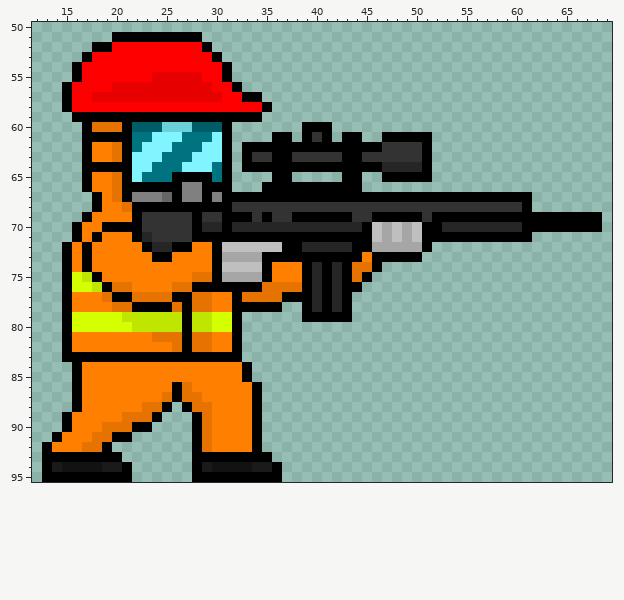
One commit to this sprite sheet: Zombi Slayers/Assets/Resources/Arts/Player Characters/derrick_static.png. That is the earlier state.
The file is 384x384 pixels, drawn in blocks of 4x4; one block is one cell here. Shown: x 12..69, y 50..95.
Now the later version:
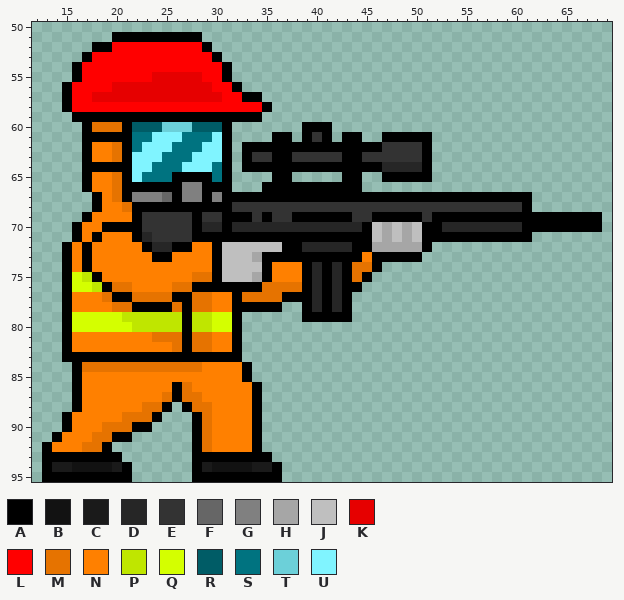
Palette (. is transparent): A #000000  B #121212  C #1a1a1a  D #262626  E #333333  F #666666  G #808080  H #a6a6a6  J #bfbfbf  K #e60000  L #ff0000  M #e67300  N #ff8000  P #bfe600  Q #d4ff00  R #005c66  S #007380  T #6cd0d9  U #80f4ff
Change:
y 73: x 31..33 HHH -> JJJ
y 75: x 31..33 HHH -> JJJ
y 84: x 17..28 NNNNNNNNNNNN -> MMMMMMMMMMMM
y 94: x 15 B -> C; x 19 C -> B
Changed places in both pictures, as pixel boxes (x1, y1, x2, y2):
changed: (222, 252, 252, 282)
changed: (82, 362, 202, 372)
changed: (62, 462, 112, 472)
